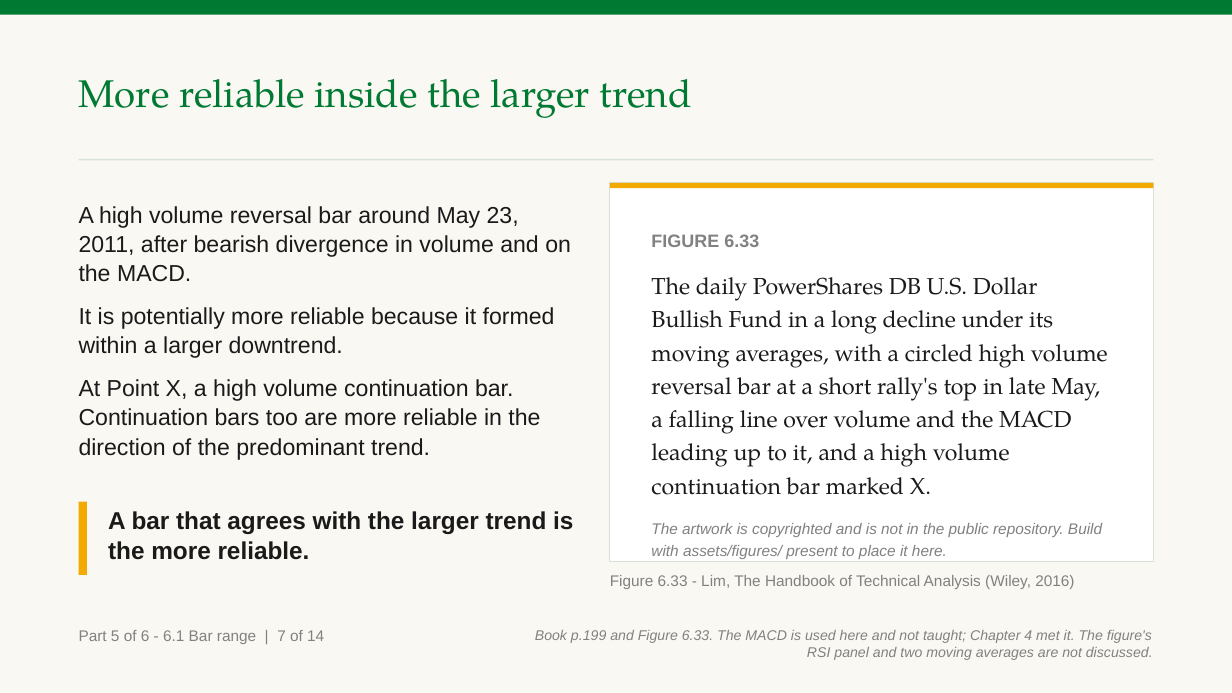
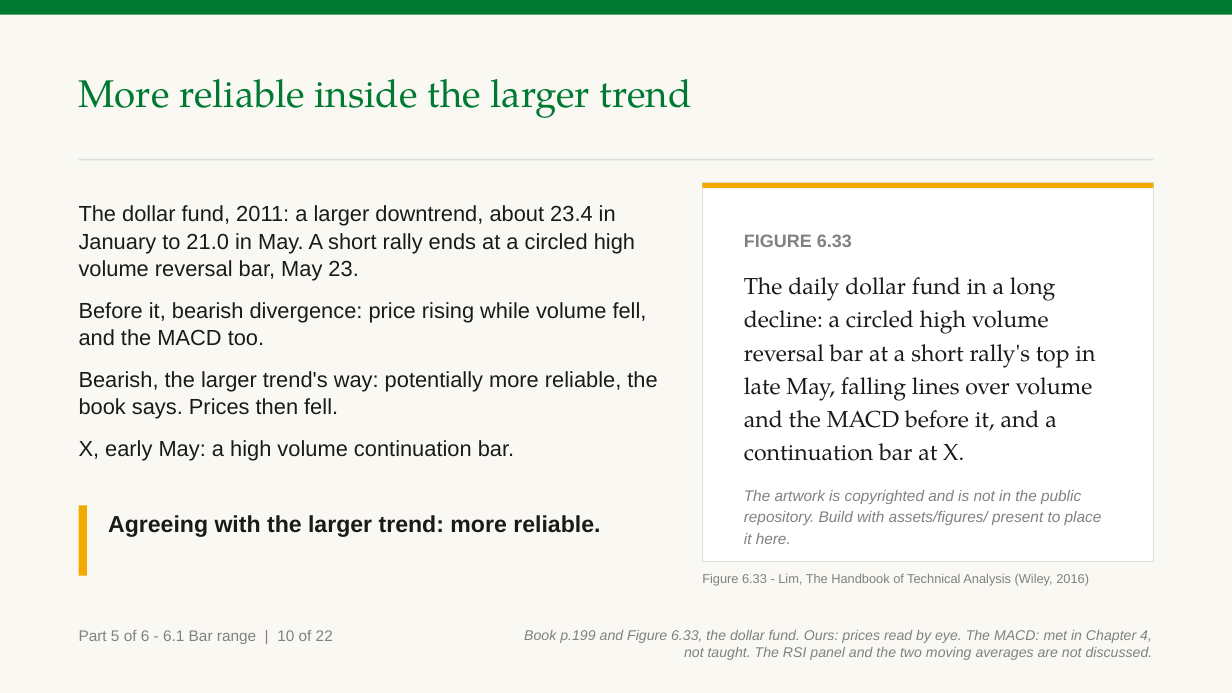
Before and after one commit to benjiesotelo-sudo/Telos_FIN1209, a slide deck: slide 123 of chapter-06/FIN1209-Chapter-06.pptx (slide 120 before the commit). Drawn at 1232x693 pixels with LibreOffice and Linux fonts; fonts in the diff are those of the drawing. Boxes give left, top, right and bottom in pixels: in the first picture for what was removed or moved away, otherwise in the second. Text is boxed around its words. In the diff, an @@ line names an element or a change of style, - is before the commit and + after.

```diff
--- a/chapter-06/FIN1209-Chapter-06.pptx
+++ b/chapter-06/FIN1209-Chapter-06.pptx
@@ text at box(79, 205, 657, 461): text changed; size 18 to 17 pt @@
-A high volume reversal bar around May 23, 2011, after bearish divergence in volume and on the MACD.
-It is potentially more reliable because it formed within a larger downtrend.
-At Point X, a high volume continuation bar. Continuation bars too are more reliable in the direction of the predominant trend.
+The dollar fund, 2011: a larger downtrend, about 23.4 in January to 21.0 in May. A short rally ends at a circled high volume reversal bar, May 23.
+Before it, bearish divergence: price rising while volume fell, and the MACD too.
+Bearish, the larger trend's way: potentially more reliable, the book says. Prices then fell.
+X, early May: a high volume continuation bar.
@@ rectangle: place and size @@
-rectangle at box(610, 183, 1153, 562)
+rectangle at box(702, 183, 1153, 562)
@@ rectangle: place and size @@
-rectangle at box(610, 183, 1153, 189)
+rectangle at box(702, 183, 1153, 189)
@@ text "FIGURE 6.33": place and size @@
-text "FIGURE 6.33" at box(651, 234, 1108, 559)
+text "FIGURE 6.33" at box(744, 234, 1102, 544)
@@ text at box(744, 277, 1095, 461): text changed @@
-The daily PowerShares DB U.S. Dollar Bullish Fund in a long decline under its moving averages, with a circled high volume reversal bar at a short rally's top in late May, a falling line over volume and the MACD leading up to it, and a high volume continuation bar marked X.
+The daily dollar fund in a long decline: a circled high volume reversal bar at a short rally's top in late May, falling lines over volume and the MACD before it, and a continuation bar at X.
@@ rectangle: place and size @@
-rectangle at box(79, 502, 87, 575)
+rectangle at box(79, 506, 87, 576)
@@ text at box(108, 515, 600, 537): text changed; size 19 to 18 pt @@
-A bar that agrees with the larger trend is the more reliable.
+Agreeing with the larger trend: more reliable.
@@ text "Figure 6.33 - Lim, The ...": place and size @@
-text "Figure 6.33 - Lim, The ..." at box(610, 575, 1074, 589)
+text "Figure 6.33 - Lim, The ..." at box(702, 574, 1089, 586)
@@ text "Figure 6.33 - Lim, The ..." at box(702, 574, 1089, 586): size 12 to 10 pt @@
@@ text at box(79, 630, 333, 644): text changed @@
-Part 5 of 6 - 6.1 Bar range | 7 of 14
+Part 5 of 6 - 6.1 Bar range | 10 of 22
@@ text at box(524, 630, 1153, 660): text changed @@
-Book p.199 and Figure 6.33. The MACD is used here and not taught; Chapter 4 met it. The figure's RSI panel and two moving averages are not discussed.
+Book p.199 and Figure 6.33, the dollar fund. Ours: prices read by eye. The MACD: met in Chapter 4, not taught. The RSI panel and the two moving averages are not discussed.
```
Also in this commit, not shown: 13 other slides changed, 8 slides added, 2 other files.
